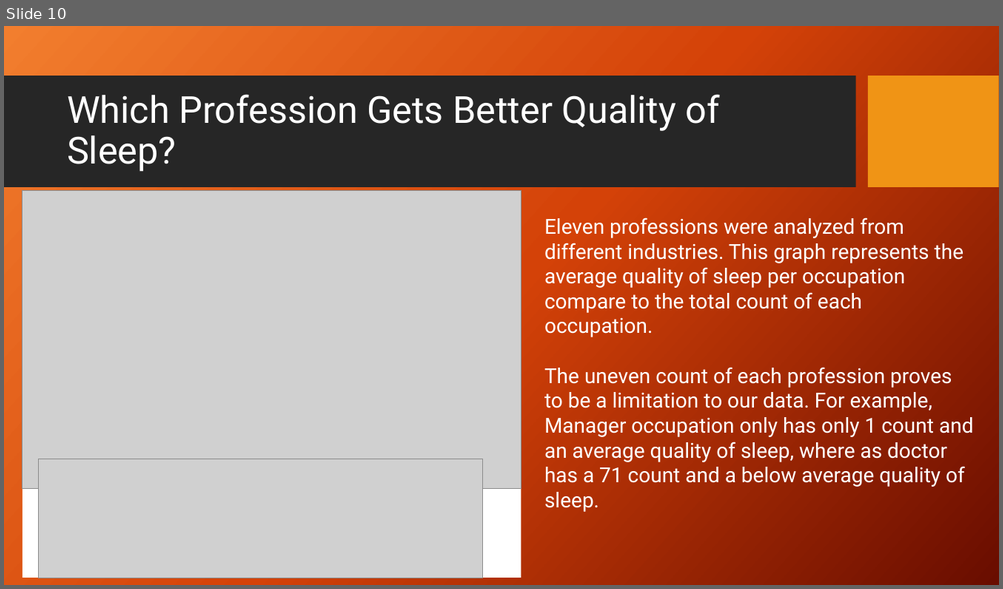
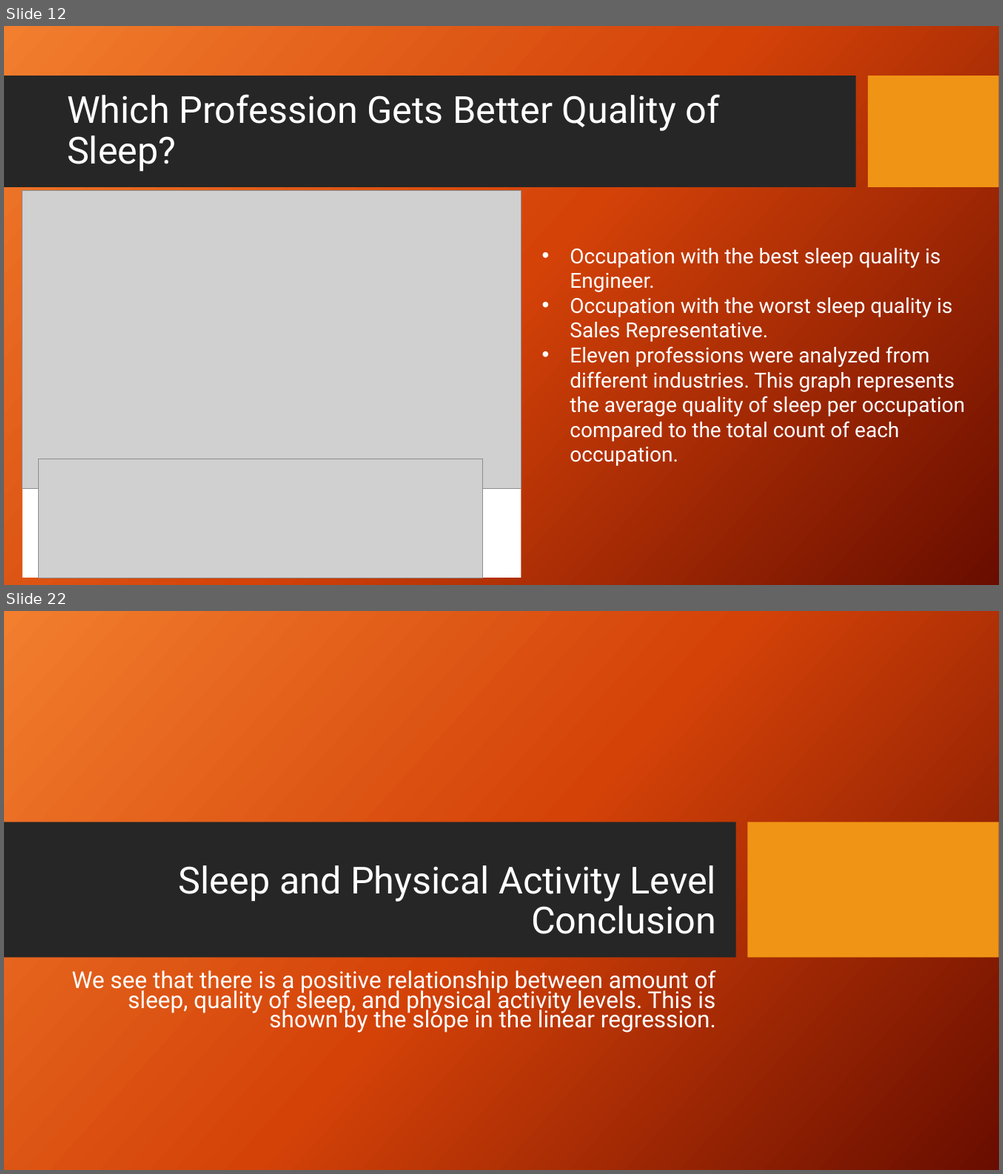
Before and after one commit to jaredsletto/Project_1, a slide deck: Project 1 - Sleep Project.pptx. Shown one above the other, each under a label of ours: slide 10 before the commit, slides 12 and 22 after it; the slides between them are not shown. The pictures are 1003x589 and 1003x1174 pixels, drawn with LibreOffice and Linux fonts; fonts in the diff are those of the drawing; grey boxes stand for pictures; background and template pictures are left out. Boxes give left, top, right and bottom in pixels: in the first picture for what was removed or moved away, otherwise in the second. Text is boxed around its words. In the diff, an @@ line names an element or a change of style, - is before the commit and + after.

```diff
--- a/Project 1 - Sleep Project.pptx
+++ b/Project 1 - Sleep Project.pptx
@@ slide 22 added at [4, 611, 999, 1170], background picture (left out) @@
@@ rectangle added at [4, 822, 736, 958], fill #262626 @@
@@ rectangle added at [747, 822, 999, 958], fill #F09415 @@
@@ title added at [179, 866, 717, 934], 36 pt, text #FFFFFF @@
+Sleep and Physical Activity Level Conclusion
@@ subtitle added at [72, 971, 716, 1033], 22.5 pt, text #FFFFFF @@
+We see that there is a positive relationship between amount of sleep, quality of sleep, and physical activity levels. This is shown by the slope in the linear regression.
@@ what was slide 10 is now slide 12 @@
@@ slide 12 changed as well @@
@@ text at [569, 248, 965, 466]: text changed @@
-Eleven professions were analyzed from different industries. This graph represents the average quality of sleep per occupation compare to the total count of each occupation.
-The uneven count of each profession proves to be a limitation to our data. For example, Manager occupation only has only 1 count and an average quality of sleep, where as doctor has a 71 count and a below average quality of sleep.
+• Occupation with the best sleep quality is Engineer.
+• Occupation with the worst sleep quality is Sales Representative.
+• Eleven professions were analyzed from different industries. This graph represents the average quality of sleep per occupation compared to the total count of each occupation.
```
Also in this commit, not shown: 3 other slides changed, 12 other slides added.
